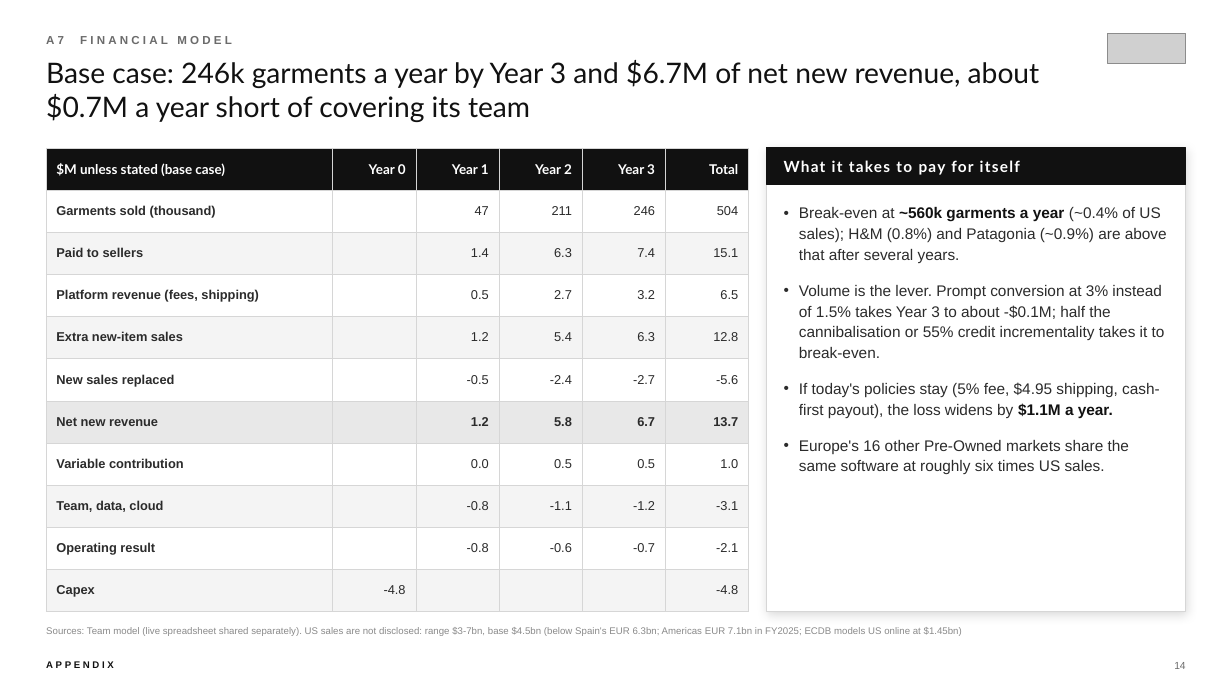
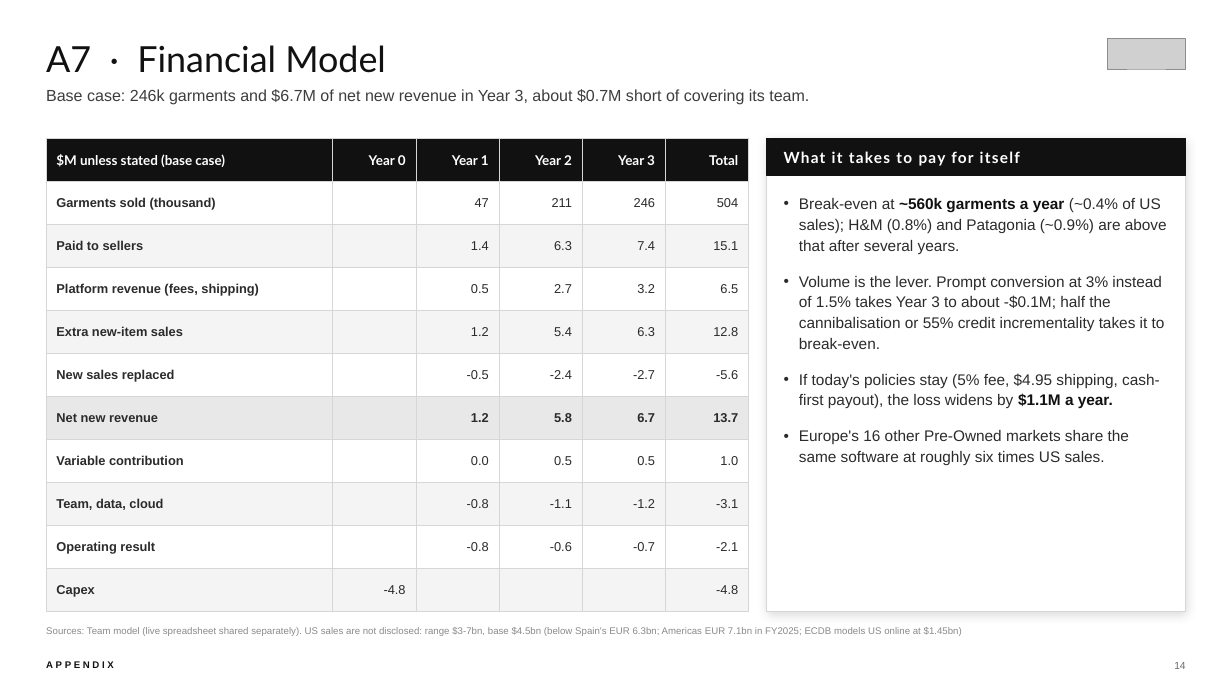
Before and after one commit to aryaKanna09/sparta-state-engine, a slide deck: slide 14 of zara-case-mockup/deck/ZARA_ReLoop_Deck.pptx. Drawn at 1232x693 pixels with LibreOffice and Linux fonts; fonts in the diff are those of the drawing; grey boxes stand for pictures. Boxes give left, top, right and bottom in pixels: in the first picture for what was removed or moved away, otherwise in the second. Text is boxed around its words. In the diff, an @@ line names an element or a change of style, - is before the commit and + after.

```diff
--- a/zara-case-mockup/deck/ZARA_ReLoop_Deck.pptx
+++ b/zara-case-mockup/deck/ZARA_ReLoop_Deck.pptx
@@ text "A7 · Financial Model" at (x1=46, y1=45, x2=386, y2=73): vertical alignment top to bottom @@
@@ text at (x1=46, y1=45, x2=386, y2=73): text changed; size 9 to 28 pt; font Arial to Lato; text colour #6B6B6B to #111111; bold off @@
-A7 FINANCIAL MODEL
+A7 · Financial Model
@@ picture moved from (x1=1107, y1=33, x2=1186, y2=64) to (x1=1107, y1=39, x2=1186, y2=69) @@
@@ text at (x1=46, y1=89, x2=809, y2=105): text changed; size 22 to 12.5 pt; font Lato to Arial; text colour #111111 to #3D3D3D @@
-Base case: 246k garments a year by Year 3 and $6.7M of net new revenue, about $0.7M a year short of covering its team
+Base case: 246k garments and $6.7M of net new revenue in Year 3, about $0.7M short of covering its team.
@@ table resized from (x1=46, y1=148, x2=749, y2=601) to (x1=46, y1=139, x2=749, y2=601) @@
@@ rectangle moved from (x1=767, y1=148, x2=1186, y2=185) to (x1=767, y1=139, x2=1186, y2=176) @@
@@ rectangle resized from (x1=767, y1=148, x2=1186, y2=612) to (x1=767, y1=139, x2=1186, y2=612) @@
@@ text "What it takes to pay ..." moved from (x1=784, y1=160, x2=1020, y2=175) to (x1=784, y1=151, x2=1020, y2=166) @@
@@ text "Break-even at ~560k garments a ..." moved from (x1=799, y1=207, x2=1167, y2=474) to (x1=799, y1=198, x2=1167, y2=465) @@
```
Also in this commit, not shown: 17 other slides changed, 3 other files.
